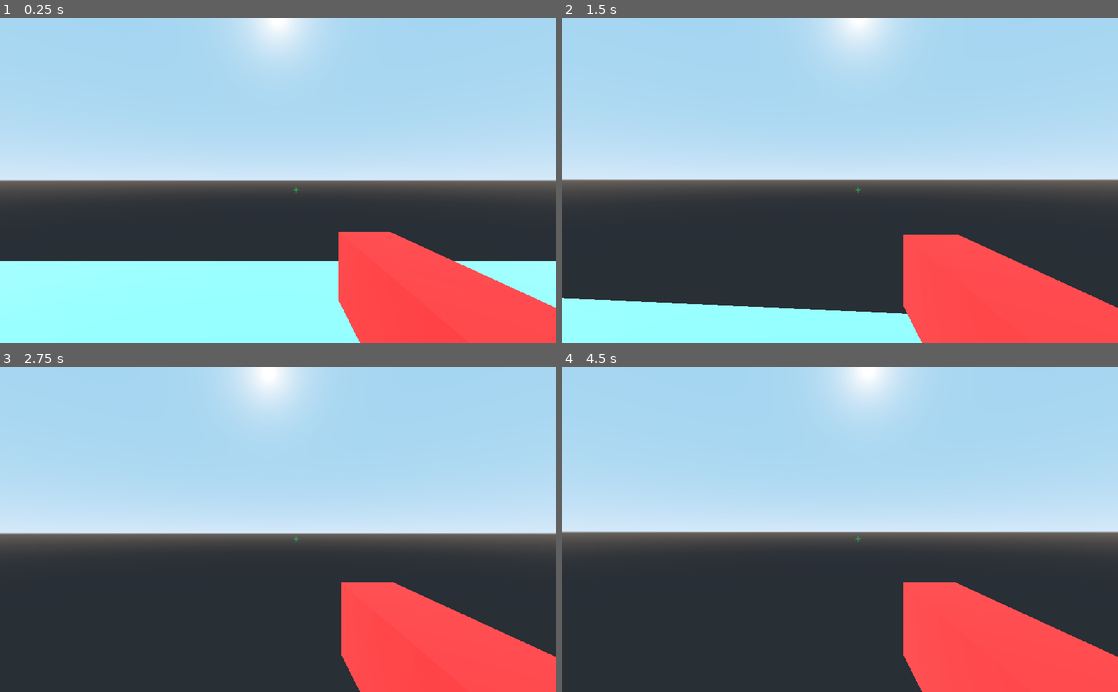
Above: before the commit, frames 1-4 (two rows, left to right).
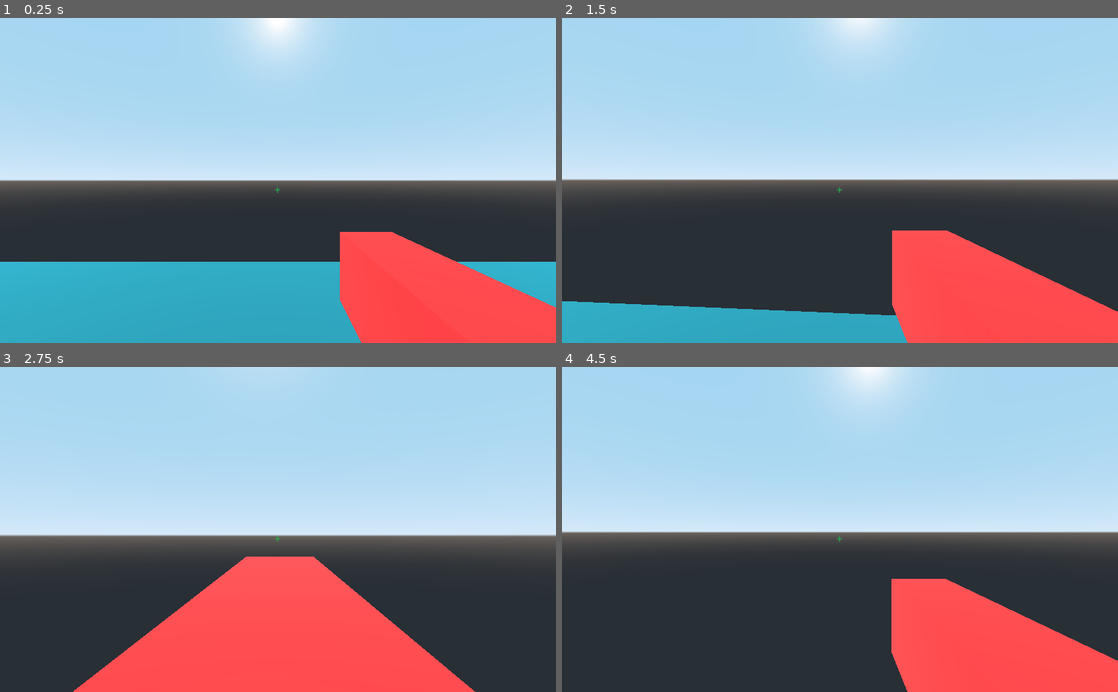
Above: after the commit, the same moments.

Repository: SajawalHassan/Shooting_game
Game: Godot game, scene res://World/World.tscn
Two runs of this game, one before a commit and one after it. Both use one fixed random seed, a clock stepped at 60 frames per second and the inputs below.
Inputs (mouse positions are in pixels of both pictures, inside the frame that each line leads up to):
- Up to frame 1 (0.25 s): no input
- Up to frame 2 (1.5 s): move the mouse to (867, 180) at 0.52 s; press the mouse at (867, 180) at 0.53 s; hold W (move_forward) from 0.53 s (still down); tap Space (jump) at 0.77 s; right-click (867, 180) at 0.8 s; move the mouse to (812, 180) at 1.27 s; release the mouse at (812, 180) at 1.28 s; right-click (812, 180) at 1.35 s
- Up to frame 3 (2.75 s): keep holding W (move_forward); tap Space (jump) at 1.52 s; click (250, 529) at 1.55 s; tap Enter at 2 s; move the mouse to (289, 523) at 2.02 s; hold Right mouse button (ADS_fire, bound only after the commit) from 2.03 s (still down); tap Middle mouse button (ability) at 2.1 s
- Up to frame 4 (4.5 s): keep holding W (move_forward); tap Space (jump) at 2.75, 3.02, 3.77 s; move the mouse to (834, 536) at 2.77 s; release Right mouse button (ADS_fire, bound only after the commit) at 2.78 s; click (834, 536) at 2.85 s; tap Enter at 3.5 s; move the mouse to (878, 532) at 3.52 s; hold Ctrl (sprint) 3.53-4.28 s; right-click (878, 532) at 3.8 s; move the mouse to (795, 526) at 4.27 s; right-click (795, 526) at 4.35 s

The runs differ from the first frame. In frame 1, 17% of the frame differs, in the area x 0-100%, y 52-100%; in frame 2, 8.1%; in frame 3, 21%, in the area x 0-100%, y 0-100%; in frame 4, 1.1%.

Commit message:
Added a ADS (Aim Down Sights)

Diff:
--- a/Actual_shooting_game/Enemy/Enemy.gd
+++ b/Actual_shooting_game/Enemy/Enemy.gd
@@ -1,4 +1,4 @@
-extends KinematicBody
+extends RigidBody
 
 var health = 100
 
--- a/Actual_shooting_game/Enemy/Enemy.tscn
+++ b/Actual_shooting_game/Enemy/Enemy.tscn
@@ -14,7 +14,7 @@
 radius = 0.5
 height = 1.5
 
-[node name="Enemy" type="KinematicBody" groups=[
+[node name="Enemy" type="RigidBody" groups=[
 "Enemy",
 ]]
 script = ExtResource( 1 )
--- /dev/null
+++ b/Actual_shooting_game/Player/Hand.gd
@@ -0,0 +1,28 @@
+extends Spatial
+
+const ADS_LERP = 20
+
+export var camera_path : NodePath
+var camera : Camera
+
+export var default_position : Vector3
+export var ads_position : Vector3
+
+var fview = {
+	"Default": 70,
+	"ADS": 50
+}
+
+func _ready():
+	camera = get_node(camera_path)
+
+func _process(delta):
+	if Input.is_action_pressed("ADS_fire"):
+		transform.origin = transform.origin.linear_interpolate(ads_position,
+		 ADS_LERP * delta)
+		camera.fov = lerp(camera.fov, fview["ADS"], ADS_LERP * delta)
+
+	else:
+		transform.origin = transform.origin.linear_interpolate(default_position,
+		 ADS_LERP * delta)
+		camera.fov = lerp(camera.fov, fview["Default"], ADS_LERP * delta)
--- a/Actual_shooting_game/Player/Player.gd
+++ b/Actual_shooting_game/Player/Player.gd
@@ -13,6 +13,8 @@
 var sprint_speed = 15
 var sprint_jump = 5
 
+var wall_normal
+
 # Mouse variables
 var mouse_sensitivity = 0.09
 var mouse_pitch = 90
@@ -20,6 +22,7 @@
 # Movment Vectors
 var velocity = Vector3()
 var fall = Vector3()
+var direction = Vector3()
 
 # Firing variable
 var shoot_damage = 40
@@ -31,6 +34,7 @@
 onready var anim_player = $Head/Camera/AnimationPlayer
 
 onready var camera = $Head/Camera
+
 onready var gun_cam = $Head/Camera/ViewportContainer/Viewport/GunCam
 
 # To set the mouse invisible
@@ -43,6 +47,7 @@
 		rotate_y(deg2rad(-event.relative.x * mouse_sensitivity))
 		head.rotate_x(deg2rad(-event.relative.y * mouse_sensitivity))
 		head.rotation.x = clamp(head.rotation.x, deg2rad(-mouse_pitch), deg2rad(mouse_pitch))
+
 
 # To exit
 func _unhandled_input(event):
@@ -77,9 +82,10 @@
 # To move
 func _physics_process(delta):
 
+#	wall_run()
 	fire()
 
-	var direction = Vector3()
+	direction = Vector3()
 
 # Applying gravity
 	if !is_on_floor():
--- a/Actual_shooting_game/Player/Player.tscn
+++ b/Actual_shooting_game/Player/Player.tscn
@@ -1,15 +1,16 @@
-[gd_scene load_steps=7 format=2]
+[gd_scene load_steps=8 format=2]
 
 [ext_resource path="res://Player/Player.gd" type="Script" id=1]
 [ext_resource path="res://assets/crosshair.png" type="Texture" id=2]
 [ext_resource path="res://Player/RayCast2.gd" type="Script" id=3]
 [ext_resource path="res://Weapons/Gun.tscn" type="PackedScene" id=4]
+[ext_resource path="res://Player/Hand.gd" type="Script" id=5]
 
 [sub_resource type="CapsuleShape" id=1]
 radius = 0.5
 height = 1.5
 
-[sub_resource type="Animation" id=3]
+[sub_resource type="Animation" id=2]
 length = 0.1
 tracks/0/type = "value"
 tracks/0/path = NodePath("Hand/Gun:translation")
@@ -35,25 +36,28 @@
 
 [node name="Camera" type="Camera" parent="Head"]
 transform = Transform( 1, 0, 0, 0, 1, 0, 0, 0, 1, 0, 0.810853, 0 )
-cull_mask = 1048573
 
 [node name="RayCast" type="RayCast" parent="Head/Camera"]
 enabled = true
 cast_to = Vector3( 0, 0, -1000 )
 
 [node name="Hand" type="Spatial" parent="Head/Camera"]
-transform = Transform( 1, 0, 0, 0, 1, 0, 0, 0, 1, 0.503, -0.5, -0.349569 )
+transform = Transform( 0.999962, 0, -0.00872654, 0, 1, 0, 0.00872654, 0, 0.999962, 0.503, -0.321, -0.35 )
+script = ExtResource( 5 )
+camera_path = NodePath("..")
+default_position = Vector3( 0.503, -0.5, -0.35 )
+ads_position = Vector3( 0, -0.321, -0.611 )
 
 [node name="Gun" parent="Head/Camera/Hand" instance=ExtResource( 4 )]
 layers = 2
 
 [node name="AnimationPlayer" type="AnimationPlayer" parent="Head/Camera"]
-anims/fire = SubResource( 3 )
+anims/fire = SubResource( 2 )
 
 [node name="CrossHair" type="TextureRect" parent="Head/Camera"]
-margin_left = 524.0
+margin_left = 490.0
 margin_top = 300.0
-margin_right = 570.0
+margin_right = 536.0
 margin_bottom = 340.0
 texture = ExtResource( 2 )
 __meta__ = {
@@ -66,6 +70,7 @@
 script = ExtResource( 3 )
 
 [node name="ViewportContainer" type="ViewportContainer" parent="Head/Camera"]
+visible = false
 anchor_right = 1.0
 anchor_bottom = 1.0
 __meta__ = {
@@ -76,7 +81,7 @@
 size = Vector2( 1024, 600 )
 transparent_bg = true
 handle_input_locally = false
-render_target_update_mode = 3
+render_target_update_mode = 0
 
 [node name="GunCam" type="Camera" parent="Head/Camera/ViewportContainer/Viewport"]
 cull_mask = 2
--- a/Actual_shooting_game/Walls/Wall.tscn
+++ b/Actual_shooting_game/Walls/Wall.tscn
@@ -10,8 +10,7 @@
 [sub_resource type="ConvexPolygonShape" id=3]
 points = PoolVector3Array( -2, 1.25, 0.5, 2, 1.25, -0.5, 2, 1.25, 0.5, -2, 1.25, -0.5, -2, -1.25, 0.5, 2, -1.25, -0.5,  …(280 unchanged characters)…
 
-[node name="Wall" type="StaticBody"]
-transform = Transform( 1, 0, 0, 0, 1, 0, 0, 0, 1, 0, 0, 0 )
+[node name="Wall" type="RigidBody"]
 
 [node name="MeshInstance" type="MeshInstance" parent="."]
 transform = Transform( 1, 0, 0, 0, 1, 0, 0, 0, 1, 0, 1, 0 )
--- a/Actual_shooting_game/World/World.tscn
+++ b/Actual_shooting_game/World/World.tscn
@@ -1,11 +1,11 @@
-[gd_scene load_steps=10 format=2]
+[gd_scene load_steps=13 format=2]
 
 [ext_resource path="res://Player/Player.tscn" type="PackedScene" id=1]
 [ext_resource path="res://Light/Light.tscn" type="PackedScene" id=2]
 [ext_resource path="res://Enemy/Enemy.tscn" type="PackedScene" id=3]
 
 [sub_resource type="SpatialMaterial" id=1]
-albedo_color = Color( 0.345098, 0.713726, 0.760784, 1 )
+albedo_color = Color( 0.101961, 0.345098, 0.376471, 1 )
 
 [sub_resource type="CubeMesh" id=2]
 material = SubResource( 1 )
@@ -22,6 +22,16 @@
 
 [sub_resource type="ConvexPolygonShape" id=6]
 points = PoolVector3Array( -1, 1, 1, 1, 1, -1, 1, 1, 1, -1, 1, -1, -1, -1, 1, 1, -1, -1, 1, -1, 1, -1, -1, -1, 1, 1, 1, -1, 1, -1, 1, 1, -1, -1, 1, 1, 1, -1, 1, -1, -1, -1, 1, -1, -1, -1, -1, 1, 1, 1, 1, -1, -1, 1, -1, 1, 1, 1, -1, 1, 1, 1, -1, -1, -1, -1, -1, 1, -1, 1, -1, -1 )
+
+[sub_resource type="SpatialMaterial" id=7]
+albedo_color = Color( 0.384314, 0.247059, 0.607843, 1 )
+
+[sub_resource type="CubeMesh" id=8]
+material = SubResource( 7 )
+size = Vector3( 0.5, 20, 50 )
+
+[sub_resource type="ConvexPolygonShape" id=9]
+points = PoolVector3Array( -0.25, 10, 25, 0.25, 10, -25, 0.25, 10, 25, -0.25, 10, -25, -0.25, -10, 25, 0.25, -10, -25, 0.25, -10, 25, -0.25, -10, -25, 0.25, 10, 25, -0.25, 10, -25, 0.25, 10, -25, -0.25, 10, 25, 0.25, -10, 25, -0.25, -10, -25, 0.25, -10, -25, -0.25, -10, 25, 0.25, 10, 25, -0.25, -10, 25, -0.25, 10, 25, 0.25, -10, 25, 0.25, 10, -25, -0.25, -10, -25, -0.25, 10, -25, 0.25, -10, -25 )
 
 [node name="World" type="Spatial"]
 
@@ -119,3 +129,13 @@
 
 [node name="Enemy3" parent="." instance=ExtResource( 3 )]
 transform = Transform( 1, 0, 0, 0, 1, 0, 0, 0, 1, -5.84547, 1.52898, -27.2788 )
+
+[node name="Wall" type="StaticBody" parent="."]
+transform = Transform( 1, 0, 0, 0, 1, 0, 0, 0, 1, 17.8323, 10.6728, 0 )
+
+[node name="MeshInstance" type="MeshInstance" parent="Wall"]
+mesh = SubResource( 8 )
+material/0 = null
+
+[node name="CollisionShape" type="CollisionShape" parent="Wall"]
+shape = SubResource( 9 )
--- a/Actual_shooting_game/project.godot
+++ b/Actual_shooting_game/project.godot
@@ -10,7 +10,7 @@
 
 [application]
 
-config/name="gun_tut"
+config/name="shooting _game"
 run/main_scene="res://World/World.tscn"
 config/icon="res://icon.png"
 
@@ -61,7 +61,7 @@
 "events": [ Object(InputEventMouseButton,"resource_local_to_scene":false,"resource_name":"","device":0,"alt":false,"shi …(212 unchanged characters)…
  ]
 }
-place={
+ADS_fire={
 "deadzone": 0.5,
 "events": [ Object(InputEventMouseButton,"resource_local_to_scene":false,"resource_name":"","device":0,"alt":false,"shi …(212 unchanged characters)…
  ]
@@ -69,6 +69,7 @@
 
 [physics]
 
+common/physics_fps=240
 common/enable_pause_aware_picking=true
 
 [rendering]
